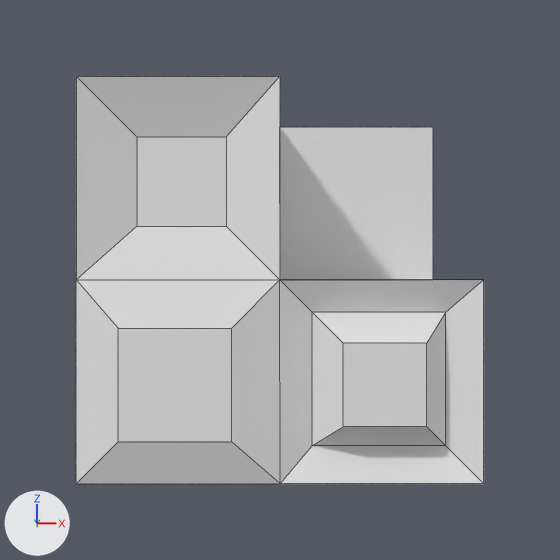
The Blender file release/datafiles/startup.blend, before and after one commit.
One viewpoint serves both versions: the file's camera 'Camera'. The axes (+X, +Y, +Z) are drawn at lower left. The lights are the same throughout. Mesh edges are drawn as thin lines.

Script lines for the objects in view, before the commit:
```python
me_cube = bpy.data.meshes.new('Cube')
me_cube.from_pydata(...)  # 42 vertices, 40 faces; spans x -1.0..1.0, y -1.09..1.0, z -1.0..1.0
me_cube.materials.append(mat_material)  # white #e7e7e7
ob_cube = bpy.data.objects.new('Cube', me_cube)
ob_cube.location = (0.0, 0.0, 0.0)
```
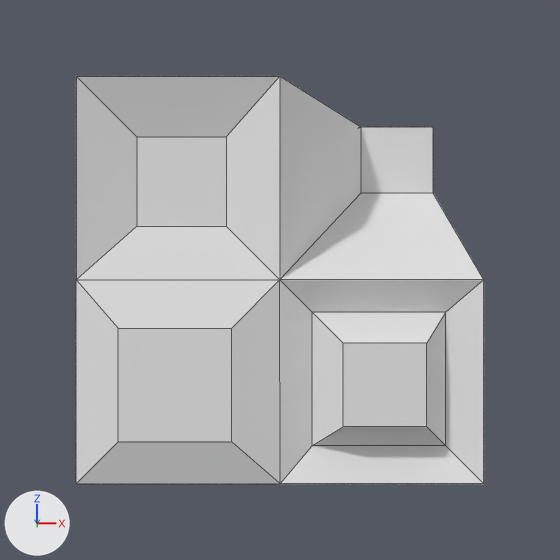
Commit message: changes to the default startup file

Changed parts and their boxes [x1, y1, x2, y2] in the pictures (560 x 560 px; the box of a moved part takes in the faces that stretch with it):
part 1 of me_cube, moved or reshaped: before [280, 127, 433, 280]; after [280, 76, 484, 280]

What changed in the scene script:
```text
Change me_cube:
    where me_cube.from_pydata(...)  # 42 vertices, 40 faces; spans x -1.0..1.0, y -1.09..1.0, z -1.0..1.0
    used by ob_cube; location = (0.0, 0.0, 0.0)
    me_cube part 1
    me_cube.vertices[5].co: (0.0, 0.0, 0.0) -> (0.53, 0.0, 0.57)  # pixel (280, 279) -> pixel (361, 192)
    me_cube.vertices[21].co: (0.0, 0.0, 1.0) -> (0.53, 0.0, 1.0)  # pixel (279, 127) -> pixel (361, 127)
    me_cube.vertices[22].co: (1.0, 0.0, 0.0) -> (1.0, 0.0, 0.57)  # pixel (432, 279) -> pixel (432, 192)
```
